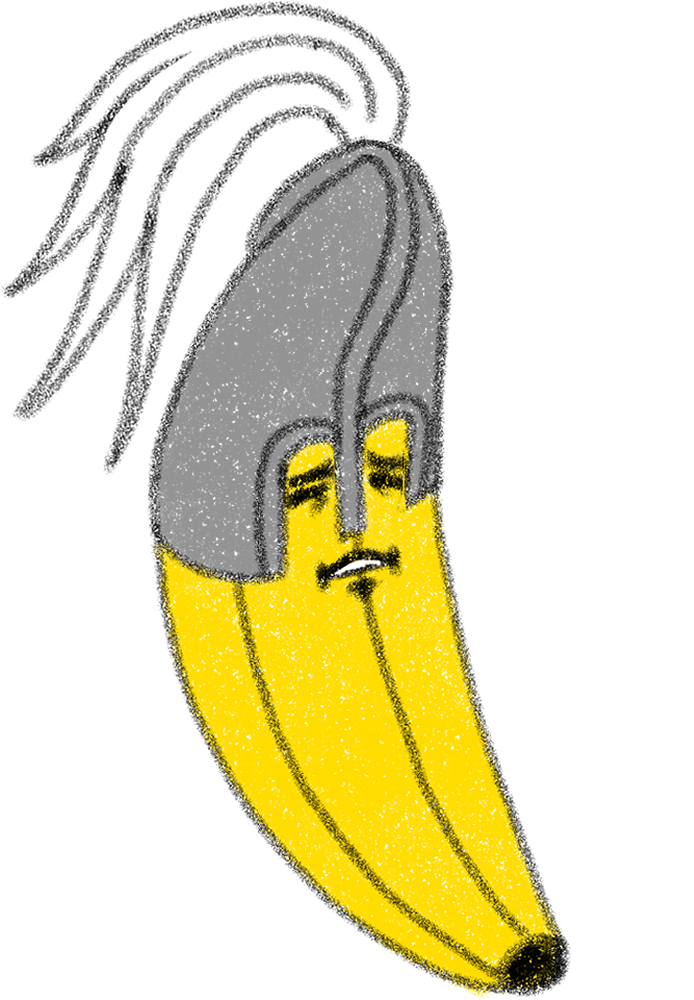
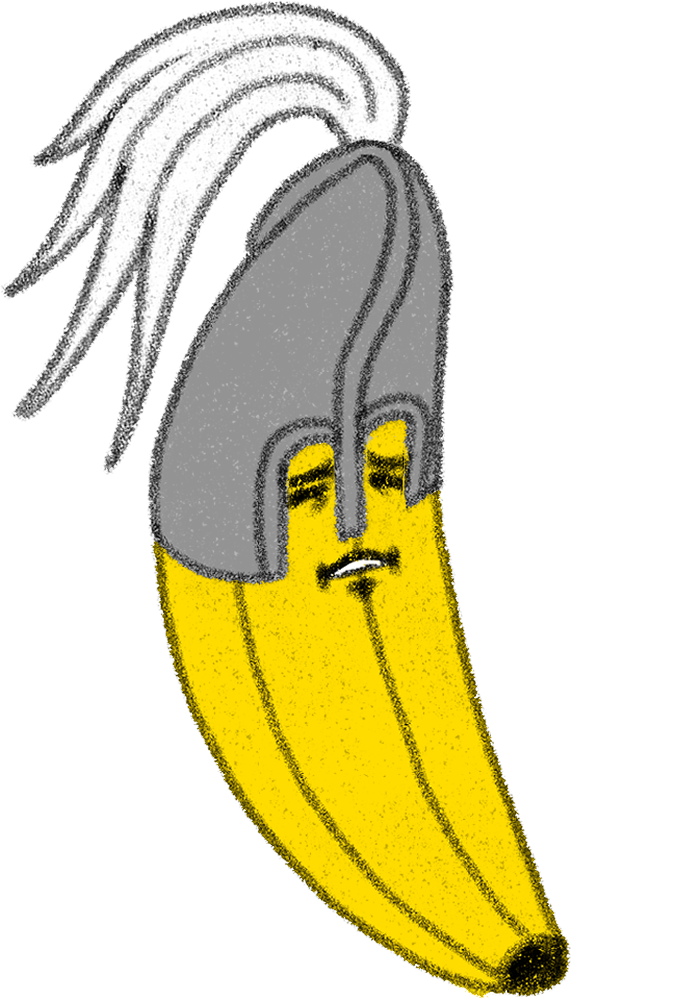
Comparing the layer stacks of the two w=694, h=1000 images. Changes:
painted on "banana_idle_casco" over [2, 1, 453, 586]
painted on "banana_idle_cuerpo" over [151, 413, 571, 998]
